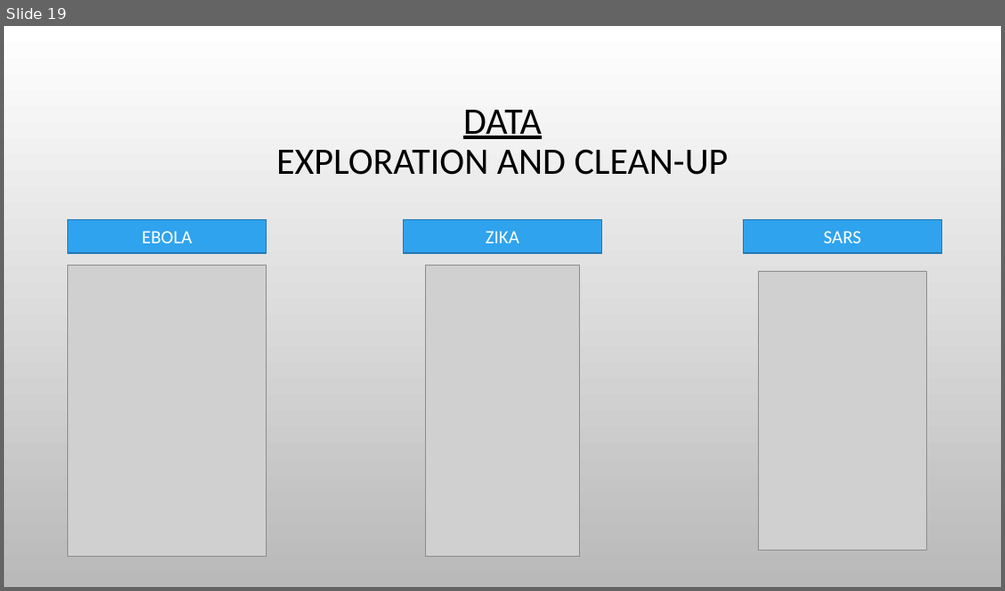
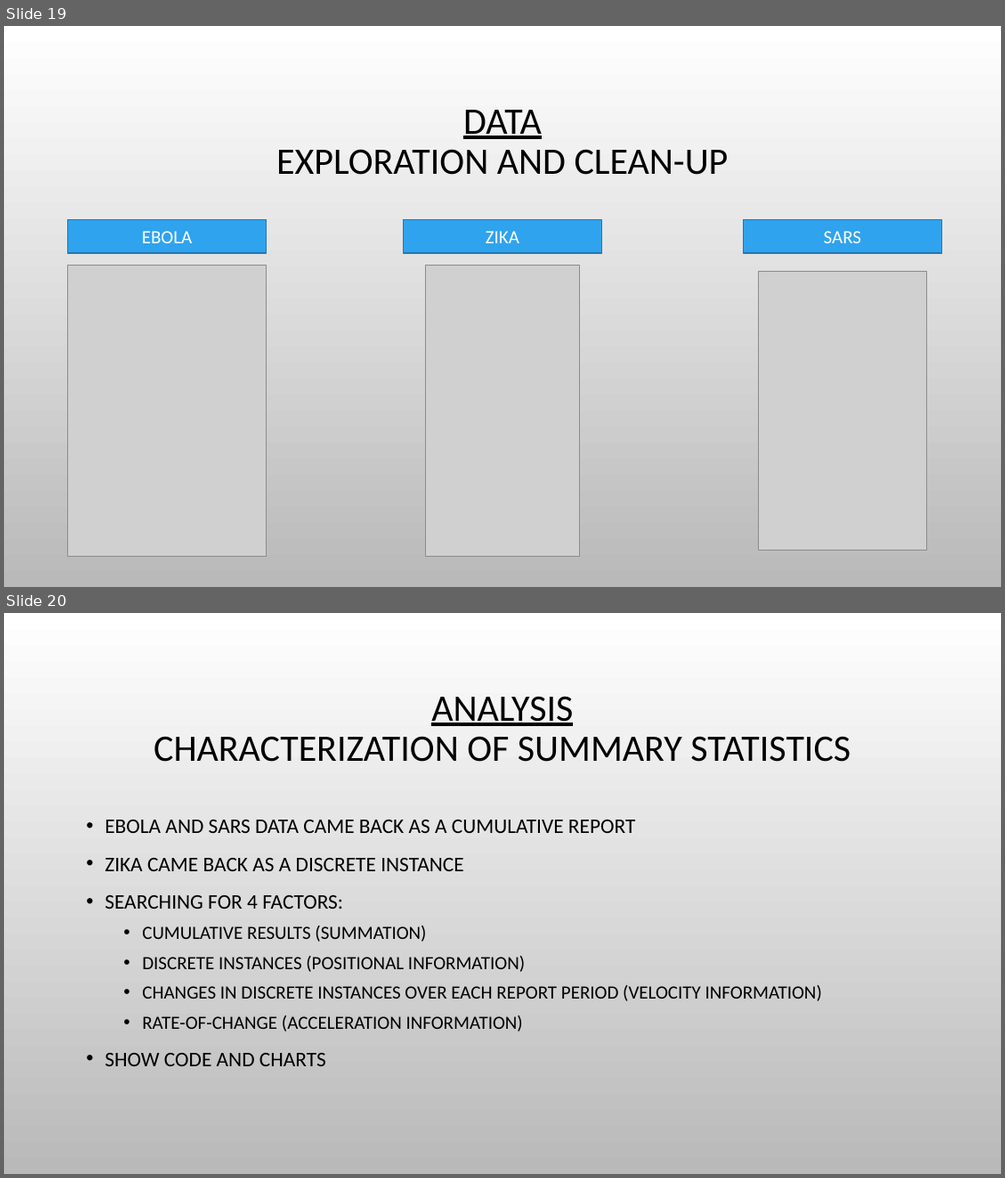
Before and after one commit to sunwukong76/GroupProject1, a slide deck: Code/Andres_Mejia/Visualizations_AM.pptx. Shown one above the other, each under a label of ours: slide 19 before the commit, slides 19 and 20 after it. The pictures are 1005x591 and 1005x1178 pixels, drawn with LibreOffice and Linux fonts; fonts in the diff are those of the drawing; grey boxes stand for pictures; background and template pictures are left out. Boxes give left, top, right and bottom in pixels: in the first picture for what was removed or moved away, otherwise in the second. Text is boxed around its words. In the diff, an @@ line names an element or a change of style, - is before the commit and + after.

```diff
--- a/Code/Andres_Mejia/Visualizations_AM.pptx
+++ b/Code/Andres_Mejia/Visualizations_AM.pptx
@@ slide 20 added at (4, 613, 1001, 1174), background picture (left out) @@
@@ title added at (154, 696, 850, 762), 36 pt, text #000000 @@
+ANALYSIS
+CHARACTERIZATION OF SUMMARY STATISTICS
@@ text added at (105, 819, 822, 1066), 18 pt, text #000000 @@
+• EBOLA AND SARS DATA CAME BACK AS A CUMULATIVE REPORT
+• ZIKA CAME BACK AS A DISCRETE INSTANCE
+• SEARCHING FOR 4 FACTORS:
+  • CUMULATIVE RESULTS (SUMMATION)
+  • DISCRETE INSTANCES (POSITIONAL INFORMATION)
+  • CHANGES IN DISCRETE INSTANCES OVER EACH REPORT PERIOD (VELOCITY INFORMATION)
+  • RATE-OF-CHANGE (ACCELERATION INFORMATION)
+• SHOW CODE AND CHARTS
```
Also in this commit, not shown: 1 slide changed, 7 other slides added, 1 other file.
